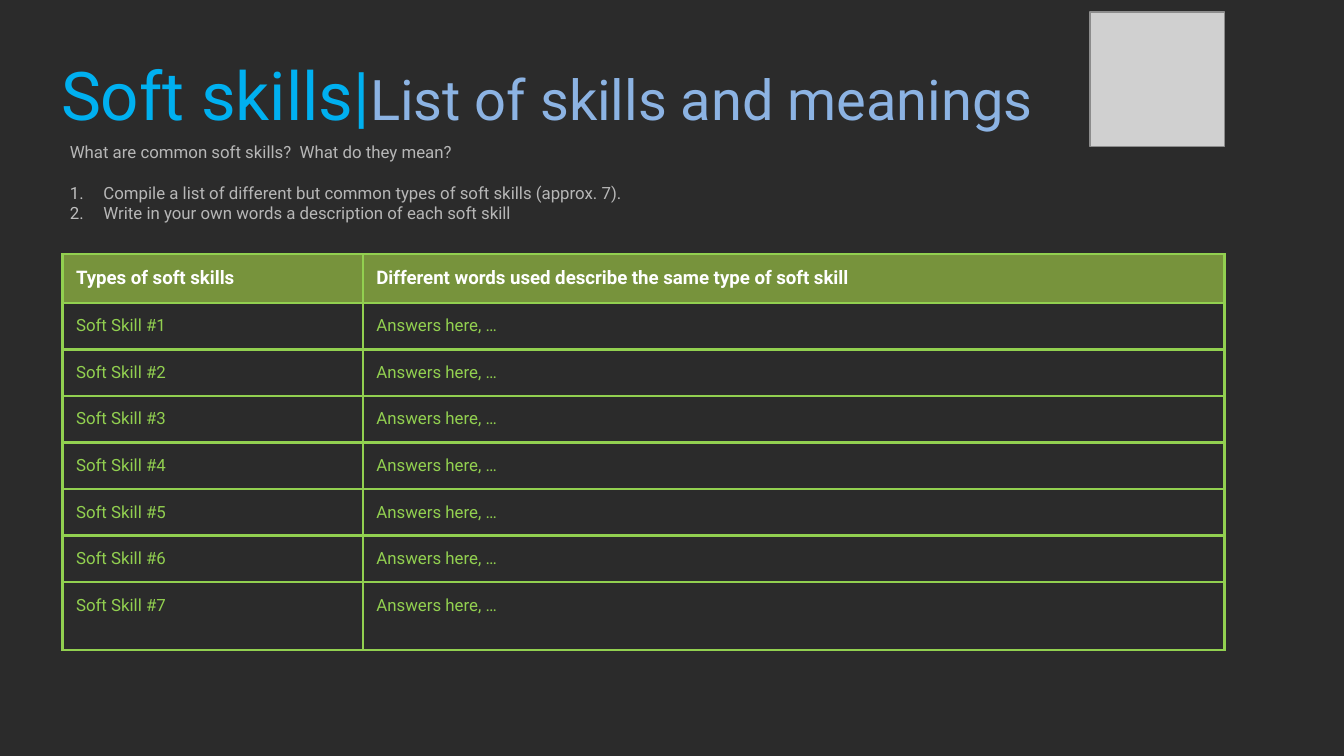
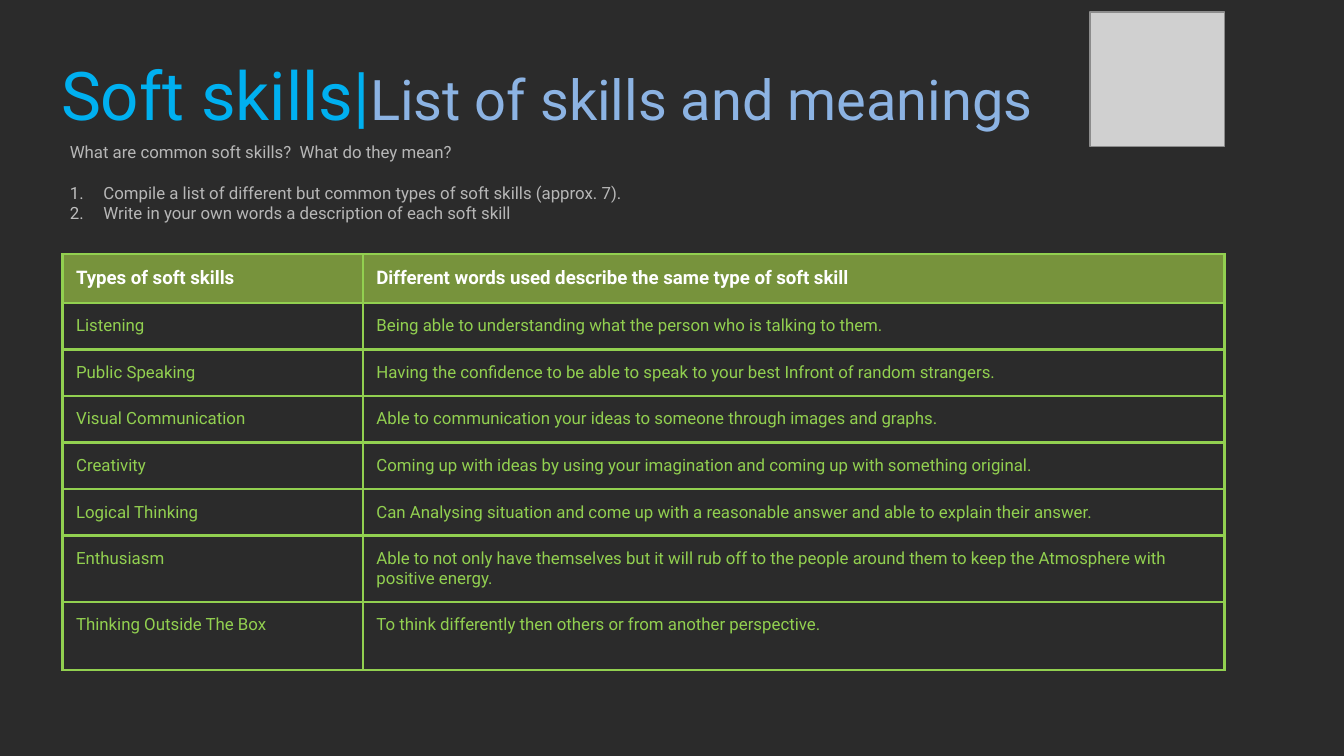
Before and after one commit to Ryszarder/ProfessionalStudies, a slide deck: slide 9 of 2021_Professional_Studies_1_BlakePeck.pptx. Drawn at 1344x756 pixels with LibreOffice and Linux fonts; fonts in the diff are those of the drawing; grey boxes stand for pictures; background and template pictures are left out; a plain dark background stands for a picture behind light text. Boxes give left, top, right and bottom in pixels: in the first picture for what was removed or moved away, otherwise in the second. Text is boxed around its words. In the diff, an @@ line names an element or a change of style, - is before the commit and + after.

Commit message:
Pages 8 - 17

```diff
--- a/2021_Professional_Studies_1_BlakePeck.pptx
+++ b/2021_Professional_Studies_1_BlakePeck.pptx
@@ table at [63, 254, 1224, 673] @@
-row 2, column 1: Soft Skill #1
+row 2, column 1: Listening
-row 2, column 2: Answers here, …
+row 2, column 2: Being able to understanding what the person who is talking to them.
-row 3, column 1: Soft Skill #2
+row 3, column 1: Public Speaking
-row 3, column 2: Answers here, …
+row 3, column 2: Having the confidence to be able to speak to your best Infront of random strangers.
-row 4, column 1: Soft Skill #3
+row 4, column 1: Visual Communication
-row 4, column 2: Answers here, …
+row 4, column 2: Able to communication your ideas to someone through images and graphs.
-row 5, column 1: Soft Skill #4
+row 5, column 1: Creativity
-row 5, column 2: Answers here, …
+row 5, column 2: Coming up with ideas by using your imagination and coming up with something original.
-row 6, column 1: Soft Skill #5
+row 6, column 1: Logical Thinking
-row 6, column 2: Answers here, …
+row 6, column 2: Can Analysing situation and come up with a reasonable answer and able to explain their answer.
-row 7, column 1: Soft Skill #6
+row 7, column 1: Enthusiasm
-row 7, column 2: Answers here, …
+row 7, column 2: Able to not only have themselves but it will rub off to the people around them to keep the Atmosphere with positive energy.
-row 8, column 1: Soft Skill #7
+row 8, column 1: Thinking Outside The Box
-row 8, column 2: Answers here, …
+row 8, column 2: To think differently then others or from another perspective.
```
Also in this commit, not shown: 9 other slides changed.
